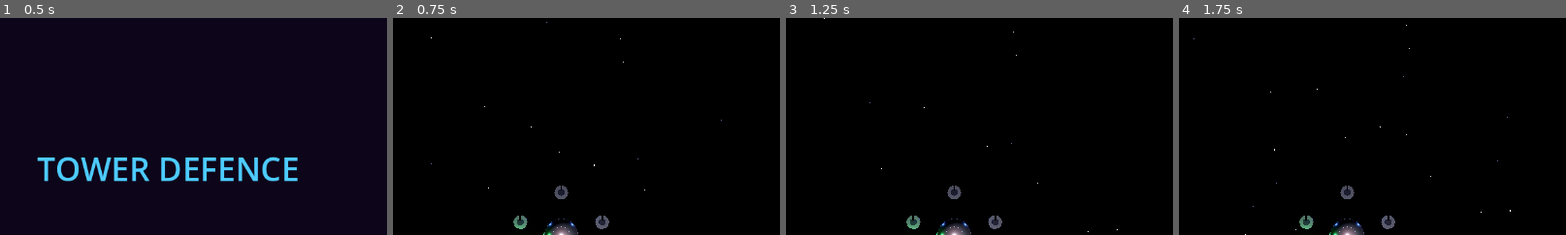
Above: before the commit, frames 1-4 (left to right).
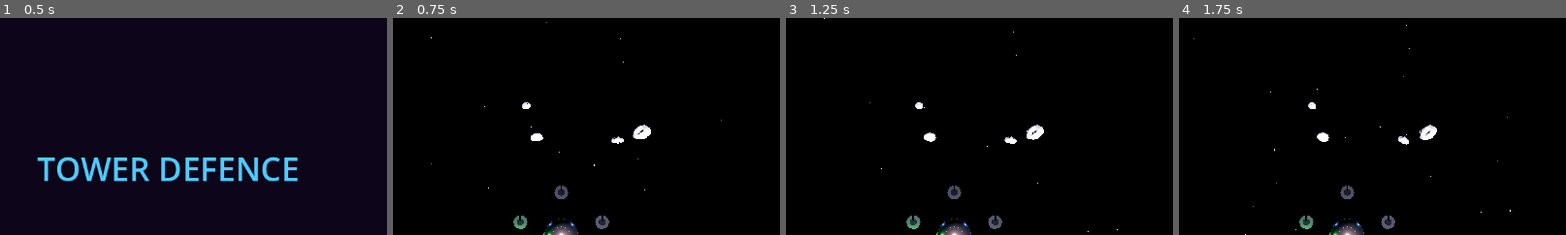
Above: after the commit, the same moments.

Repository: rgjhawkins/towerdefence
Game: Godot game, scene res://main_menu.tscn
The game is run twice, just before and just after one commit, with the same random seed, the same clock (stepped at 60 frames per second) and the same inputs.
Inputs (mouse positions are % of the whole screen's width and height, from its top left):
- Up to frame 1 (0.5 s): no input
- Up to frame 2 (0.75 s): click "Start Game" at 0.5 s
- Up to frame 3 (1.25 s): no input
- Up to frame 4 (1.75 s): move the mouse to (72, 45) at 1.27 s; hold D from 1.28 s (still down); click (72, 45) at 1.42 s
The pictures show only the part of the screen within x 28-78%, y 0-50%; the shares and areas given below are measured in that part.

Frame 1 is identical in both runs. In frame 2, 0.5% of the frame differs, in the area x 33-67%, y 38-59%; in frame 3, 0.5%; in frame 4, 0.5%.
Error before the commit: Parse Error: Cannot infer the type of "entry" variable because the value doesn't have a set type. (res://asteroid_field.gd:40)

Commit message:
Backup: current project state
Co-Authored-By: Claude Sonnet 4.6 <noreply@anthropic.com>

Diff:
--- a/asteroid_field.gd
+++ b/asteroid_field.gd
@@ -37,9 +37,9 @@
 func _spawn_cluster() -> void:
 	var placed: Array = []  # Array of {pos: Vector3, radius: float}
 	for _i in NUM_ASTEROIDS:
-		var entry   := _pool[randi() % _pool.size()]
-		var path    := entry[0] as String
-		var radius  := entry[1] as float
+		var entry:  Array  = _pool[randi() % _pool.size()]
+		var path:   String = entry[0]
+		var radius: float  = entry[1]
 		var pos     := _pick_position(placed, radius)
 		placed.append({"pos": pos, "radius": radius})
 		_spawn_asteroid(pos, path, radius)
@@ -99,8 +99,8 @@
 	body.add_child(col)
 
 	_rot_axes.append(Vector3(randf_range(-1.0, 1.0),
-	                         randf_range(-1.0, 1.0),
-	                         randf_range(-1.0, 1.0)).normalized())
+							 randf_range(-1.0, 1.0),
+							 randf_range(-1.0, 1.0)).normalized())
 	_rot_speeds.append(randf_range(0.25, 0.65))
 
 	_holes_by_body[body] = []
Binary file changed: assets/asteroid.glb
Binary file added: assets/asteroid_hole.glb
Not shown, added: assets/asteroid_hole.glb.import
Not shown, added: ship.gd.uid
Not shown, added: assets/gen_asteroid_hole.py
